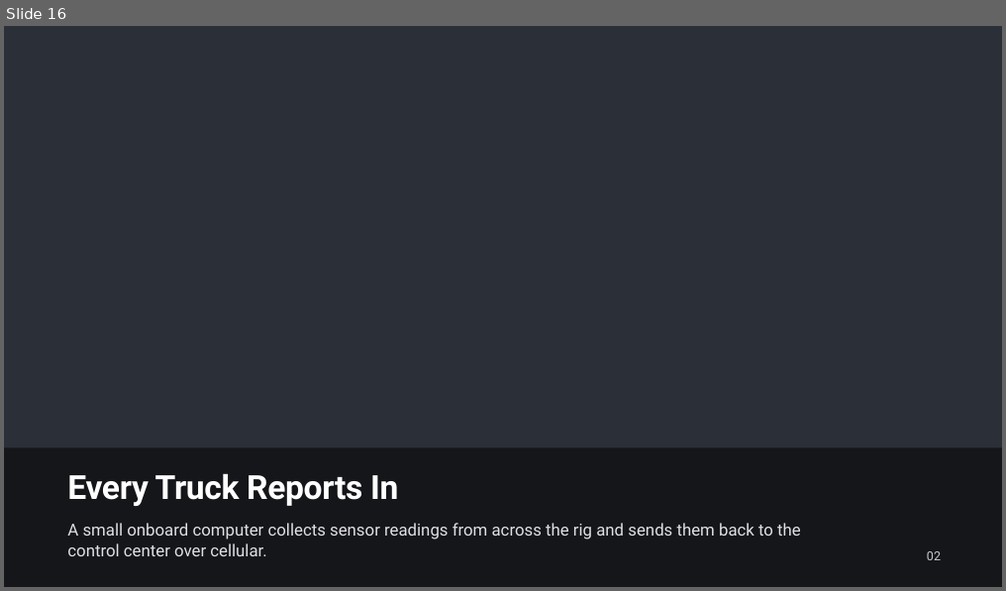
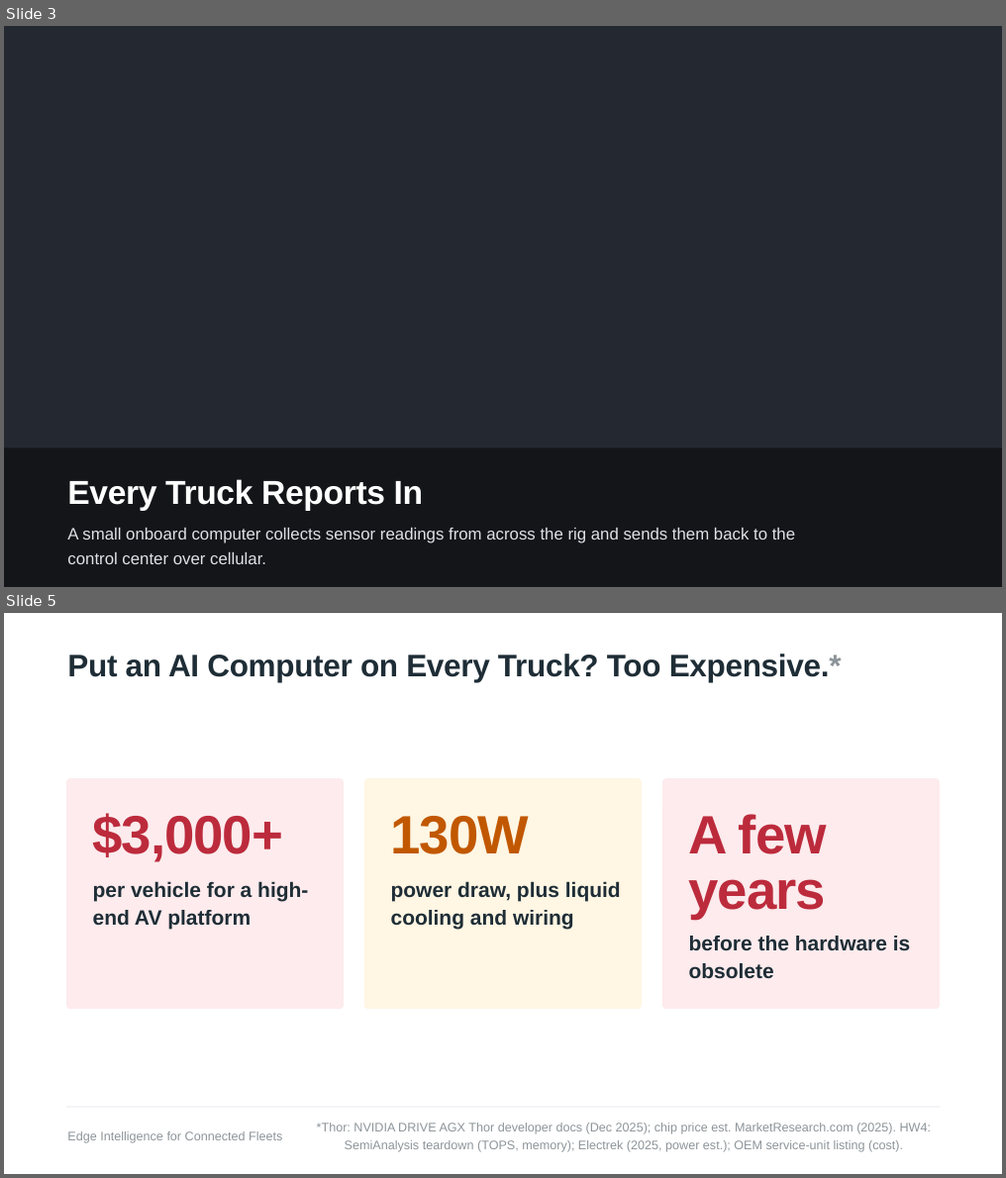
Before and after one commit to david-streamlio/fleet-trilogy, a slide deck: talks/talk1-edge-intelligence/slides/Edge-Intelligence-for-Connected-Fleets.pptx. Shown one above the other, each under a label of ours: slide 16 before the commit, slides 3 and 5 after it; the slides between them are not shown. The pictures are 1006x591 and 1006x1178 pixels, drawn with LibreOffice and Linux fonts; fonts in the diff are those of the drawing; background and template pictures are left out. Boxes give left, top, right and bottom in pixels: in the first picture for what was removed or moved away, otherwise in the second. Text is boxed around its words. In the diff, an @@ line names an element or a change of style, - is before the commit and + after.

```diff
--- a/talks/talk1-edge-intelligence/slides/Edge-Intelligence-for-Connected-Fleets.pptx
+++ b/talks/talk1-edge-intelligence/slides/Edge-Intelligence-for-Connected-Fleets.pptx
@@ slide 5 added at (4,613,1002,1174), background #FFFFFF @@
@@ text added at (67,654,842,682), 45 pt, text #1C2B34 at 98% opacity, bold @@
+Put an AI Computer on Every Truck? Too Expensive.*
@@ rounded rectangle added at (66,778,344,1009), fill #FDEBED @@
@@ rounded rectangle added at (364,778,642,1009), fill #FFF6E3 @@
@@ rounded rectangle added at (662,778,940,1009), fill #FDEBED @@
@@ text added at (93,813,283,862), 78 pt, text #BC2B3C, bold @@
+$3,000+
@@ text added at (391,816,529,855), 78 pt, text #C15800, bold @@
+130W
@@ text added at (689,814,827,919), 78 pt, text #BC2B3C, bold @@
+A few years
@@ text added at (93,881,308,929), 30 pt, text #1C2B34 at 98% opacity, bold @@
+per vehicle for a high-end AV platform
@@ text added at (391,881,621,929), 30 pt, text #1C2B34 at 98% opacity, bold @@
+power draw, plus liquid cooling and wiring
@@ text added at (689,936,910,979), 30 pt, text #1C2B34 at 98% opacity, bold @@
+before the hardware is obsolete
@@ rectangle added at (66,1106,940,1107), fill #E2E5ED @@
@@ text added at (67,1132,282,1144), 18 pt, text #1C2B34 at 50% opacity @@
+Edge Intelligence for Connected Fleets
@@ text added at (317,1123,931,1153), 18 pt, text #1C2B34 at 50% opacity @@
+*Thor: NVIDIA DRIVE AGX Thor developer docs (Dec 2025); chip price est. MarketResearch.com (2025). HW4: SemiAnalysis teardown (TOPS, memory); Electrek (2025, power est.); OEM service-unit listing (cost).
@@ what was slide 16 is now slide 3 @@
@@ slide 3 changed as well @@
@@ rectangle removed at (4,26,1002,587) @@
@@ text "Every Truck Reports In" at (67,479,423,510): font Roboto to Arial; line spacing 0.81 to 0.96 @@
@@ text "A small onboard computer collects ..." at (67,528,795,565): font Roboto to Arial; line spacing 1.04 to 1.24 @@
@@ text removed at (927,552,941,561) @@
-02
```
Also in this commit, not shown: 18 other slides changed, 9 other slides added, 7 slides removed, 1 other file.
